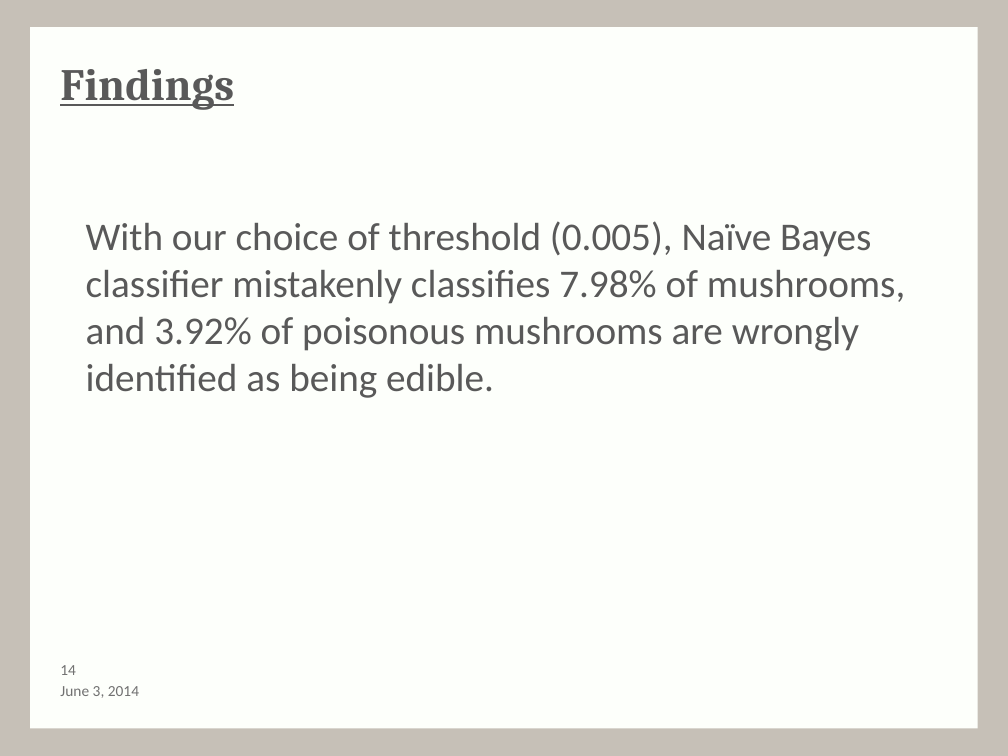
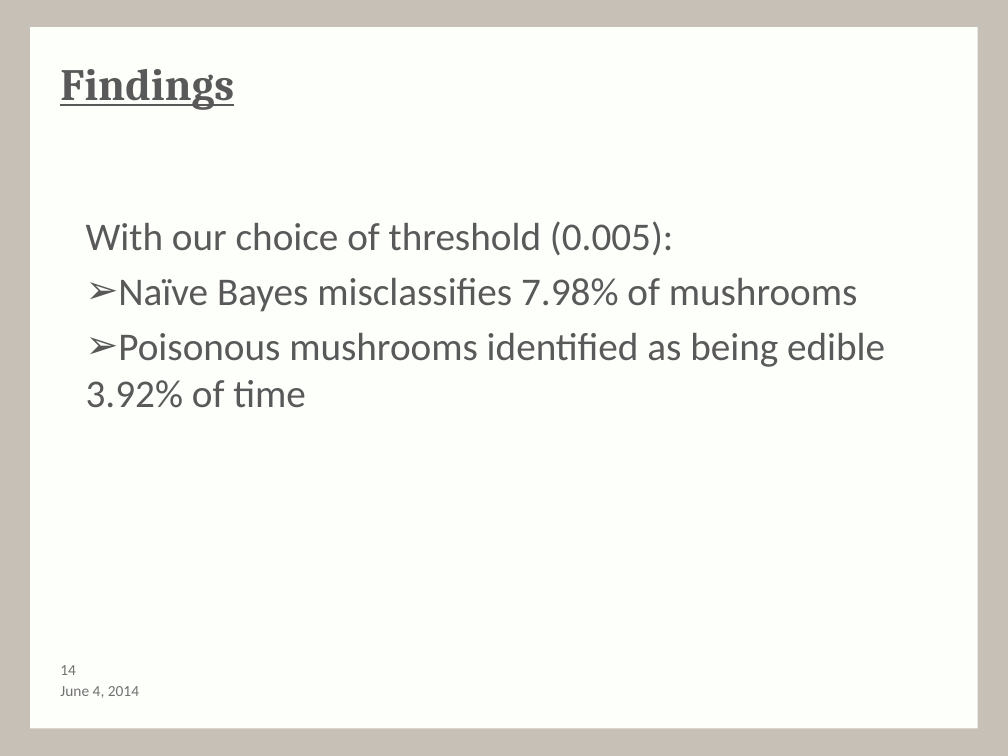
Before and after one commit to MartinGuyer/Project3ML, a slide deck: slide 15 of Presentation/presentation-draft.pptx. Drawn at 1008x756 pixels with LibreOffice and Linux fonts; fonts in the diff are those of the drawing; background and template pictures are left out. Boxes give left, top, right and bottom in pixels: in the first picture for what was removed or moved away, otherwise in the second. Text is boxed around its words. In the diff, an @@ line names an element or a change of style, - is before the commit and + after.

```diff
--- a/Presentation/presentation-draft.pptx
+++ b/Presentation/presentation-draft.pptx
@@ text at bbox=[86, 221, 885, 408]: text changed @@
-  With our choice of threshold (0.005), Naïve Bayes classifier mistakenly classifies 7.98% of mushrooms, and 3.92% of poisonous mushrooms are wrongly identified as being edible.
+  With our choice of threshold (0.005):
+  ➢ Naïve Bayes misclassifies 7.98% of mushrooms
+  ➢ Poisonous mushrooms identified as being edible 3.92% of time
@@ text at bbox=[60, 686, 139, 698]: text changed @@
-June 3, 2014
+June 4, 2014
```
Also in this commit, not shown: 17 other slides changed.
